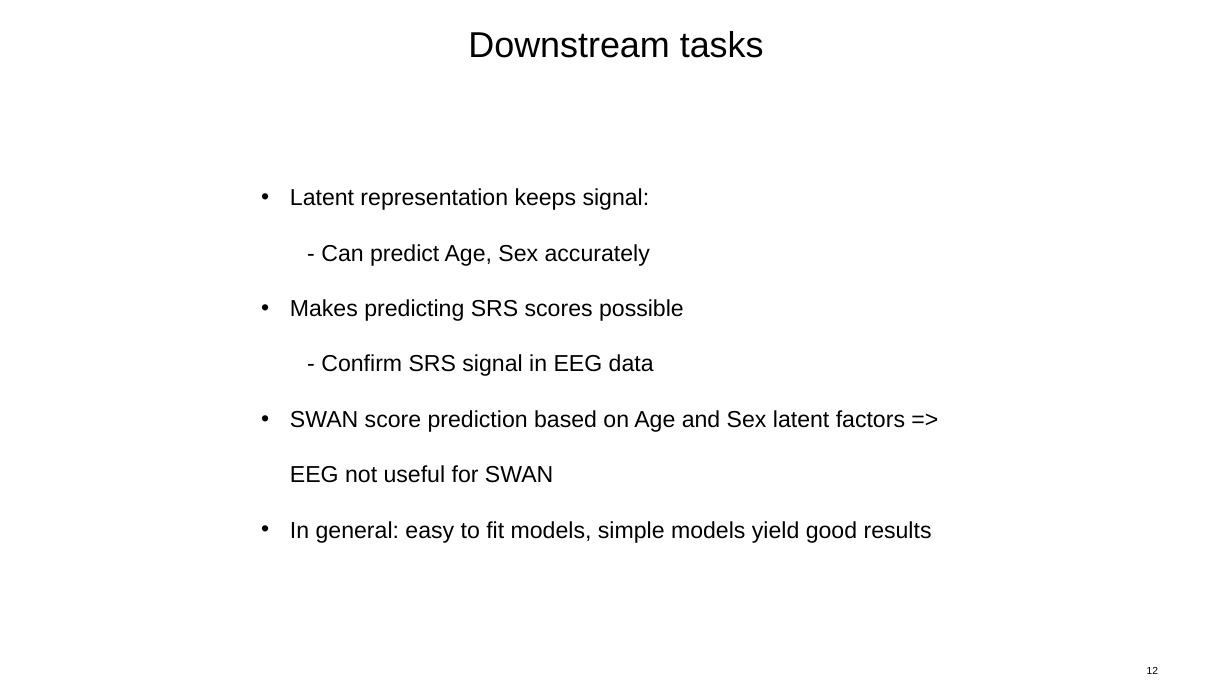
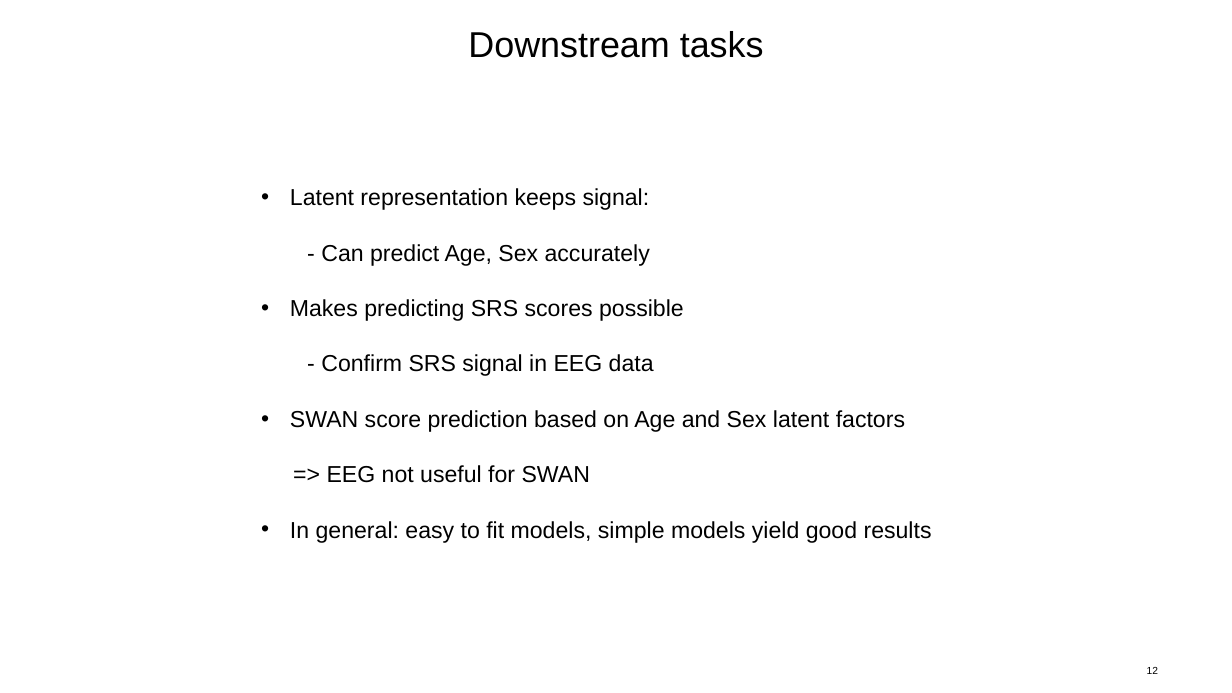
Before and after one commit to pauldelacour/data_sc_lab, a slide deck: slide 12 of presentation/PPDS.pptx. Drawn at 1232x693 pixels with LibreOffice and Linux fonts; fonts in the diff are those of the drawing; background and template pictures are left out. Boxes give left, top, right and bottom in pixels: in the first picture for what was removed or moved away, otherwise in the second. Text is boxed around its words. In the diff, an @@ line names an element or a change of style, - is before the commit and + after.

Commit message:
final

```diff
--- a/presentation/PPDS.pptx
+++ b/presentation/PPDS.pptx
@@ text at (x1=290, y1=410, x2=905, y2=483): text changed @@
-• SWAN score prediction based on Age and Sex latent factors => EEG not useful for SWAN
+• SWAN score prediction based on Age and Sex latent factors
+=> EEG not useful for SWAN
```
Also in this commit, not shown: 4 other slides changed.
